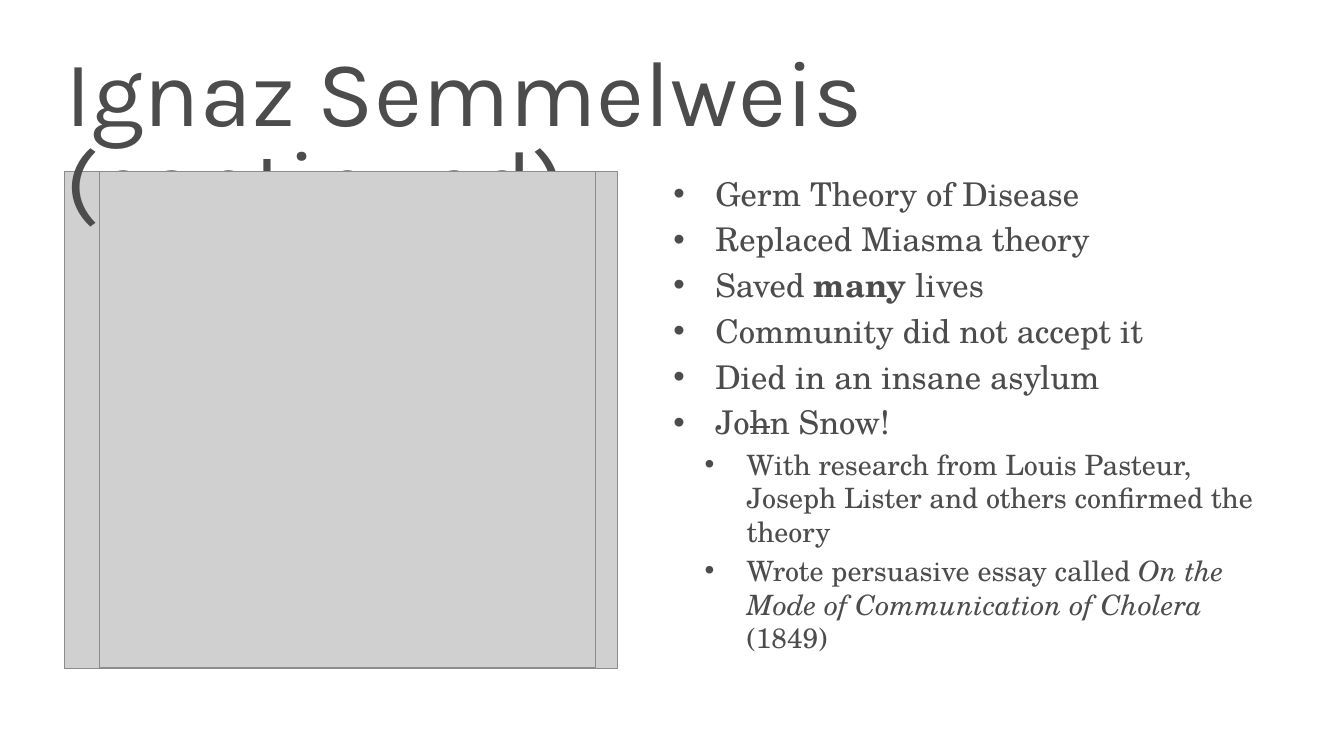
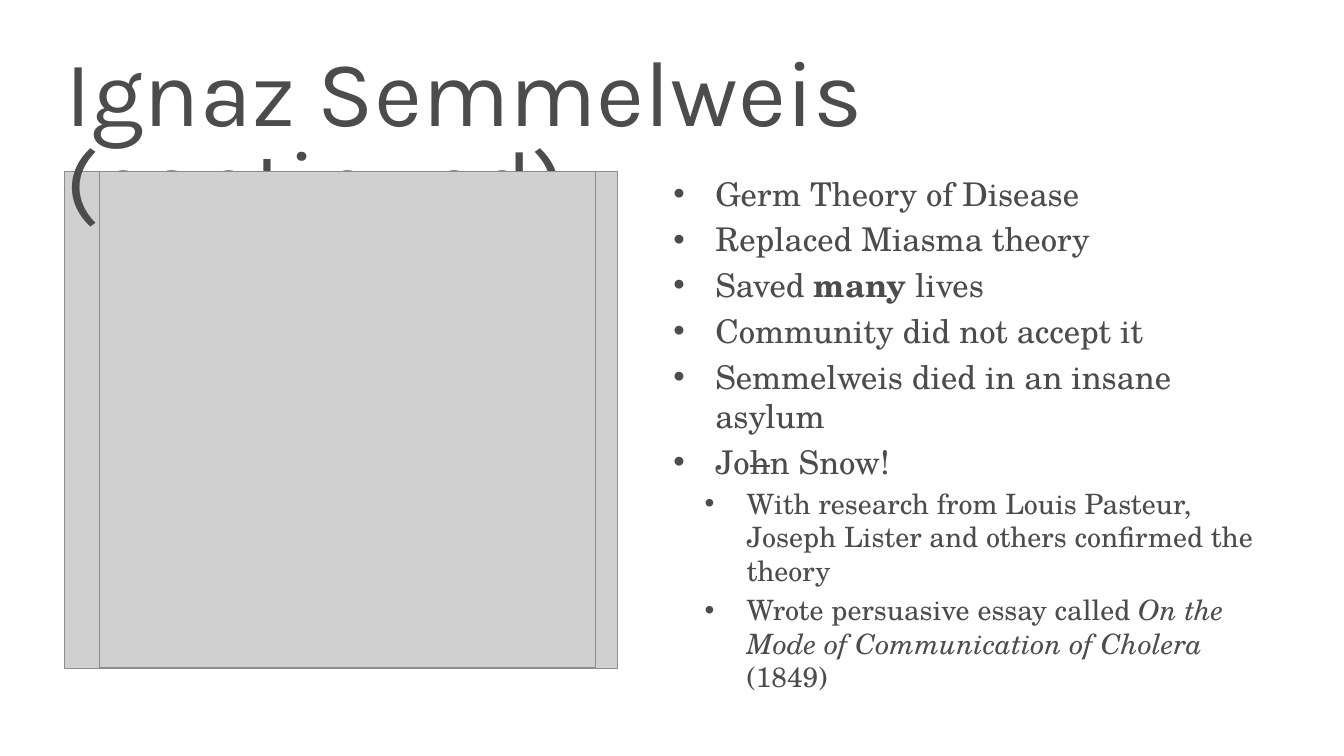
Before and after one commit to s-kyle-reed/data-lecture, a slide deck: slide 12 of lecture.pptx. Drawn at 1344x756 pixels with LibreOffice and Linux fonts; fonts in the diff are those of the drawing; grey boxes stand for pictures; background and template pictures are left out. Boxes give left, top, right and bottom in pixels: in the first picture for what was removed or moved away, otherwise in the second. Text is boxed around its words. In the diff, an @@ line names an element or a change of style, - is before the commit and + after.

```diff
--- a/lecture.pptx
+++ b/lecture.pptx
@@ text at [715, 365, 1171, 435]: text changed @@
-• Died in an insane asylum
+• Semmelweis died in an insane asylum
```
Also in this commit, not shown: 2 other slides changed, 1 other file.
